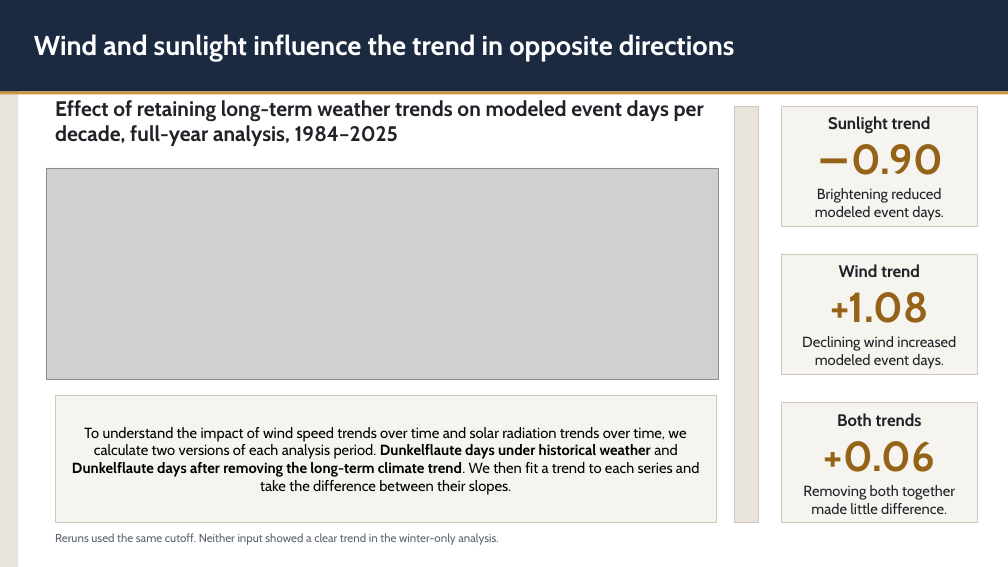
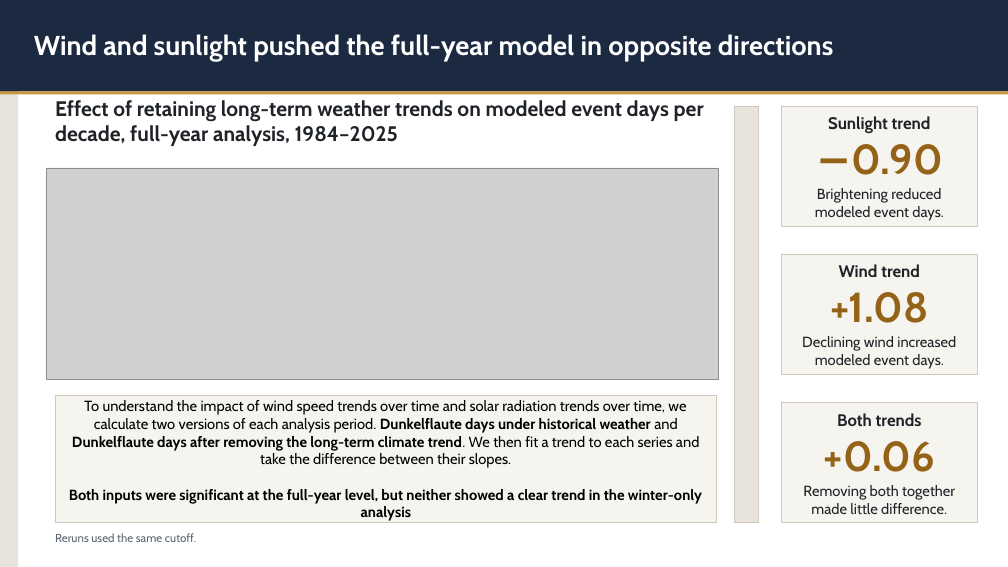
Before and after one commit to asakti47/dunkelflaute-explorer, a slide deck: slide 5 of Dunkelflaute Presentation.pptx. Drawn at 1008x567 pixels with LibreOffice and Linux fonts; fonts in the diff are those of the drawing; grey boxes stand for pictures. Boxes give left, top, right and bottom in pixels: in the first picture for what was removed or moved away, otherwise in the second. Text is boxed around its words. In the diff, an @@ line names an element or a change of style, - is before the commit and + after.

```diff
--- a/Dunkelflaute Presentation.pptx
+++ b/Dunkelflaute Presentation.pptx
@@ text at (x1=34, y1=34, x2=833, y2=61): text changed @@
-Wind and sunlight influence the trend in opposite directions
+Wind and sunlight pushed the full-year model in opposite directions
@@ text in rectangle at (x1=69, y1=489, x2=702, y2=521): paragraph added @@
+Both inputs were significant at the full-year level, but neither showed a clear trend in the winter-only analysis
@@ text at (x1=55, y1=533, x2=196, y2=542): text changed @@
-Reruns used the same cutoff. Neither input showed a clear trend in the winter-only analysis.
+Reruns used the same cutoff.
```
Also in this commit, not shown: 6 other slides changed.
